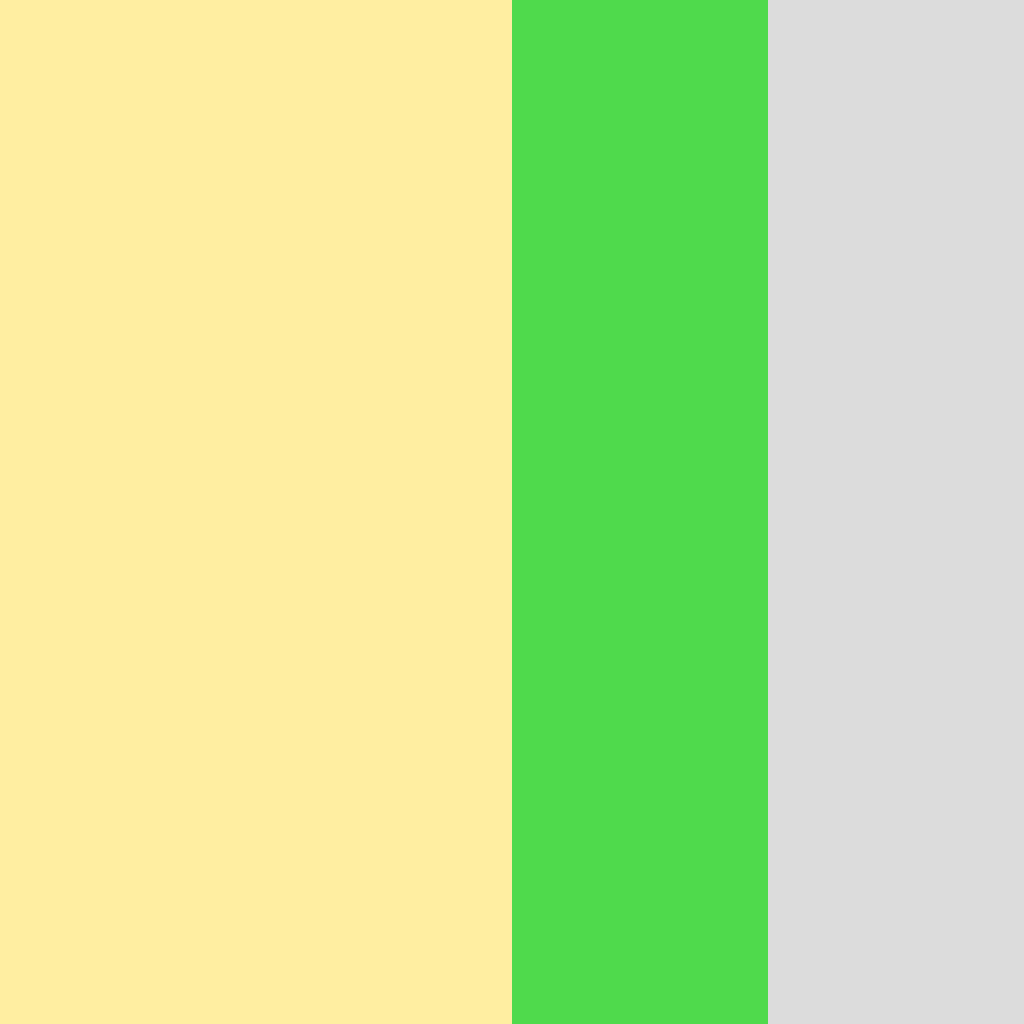
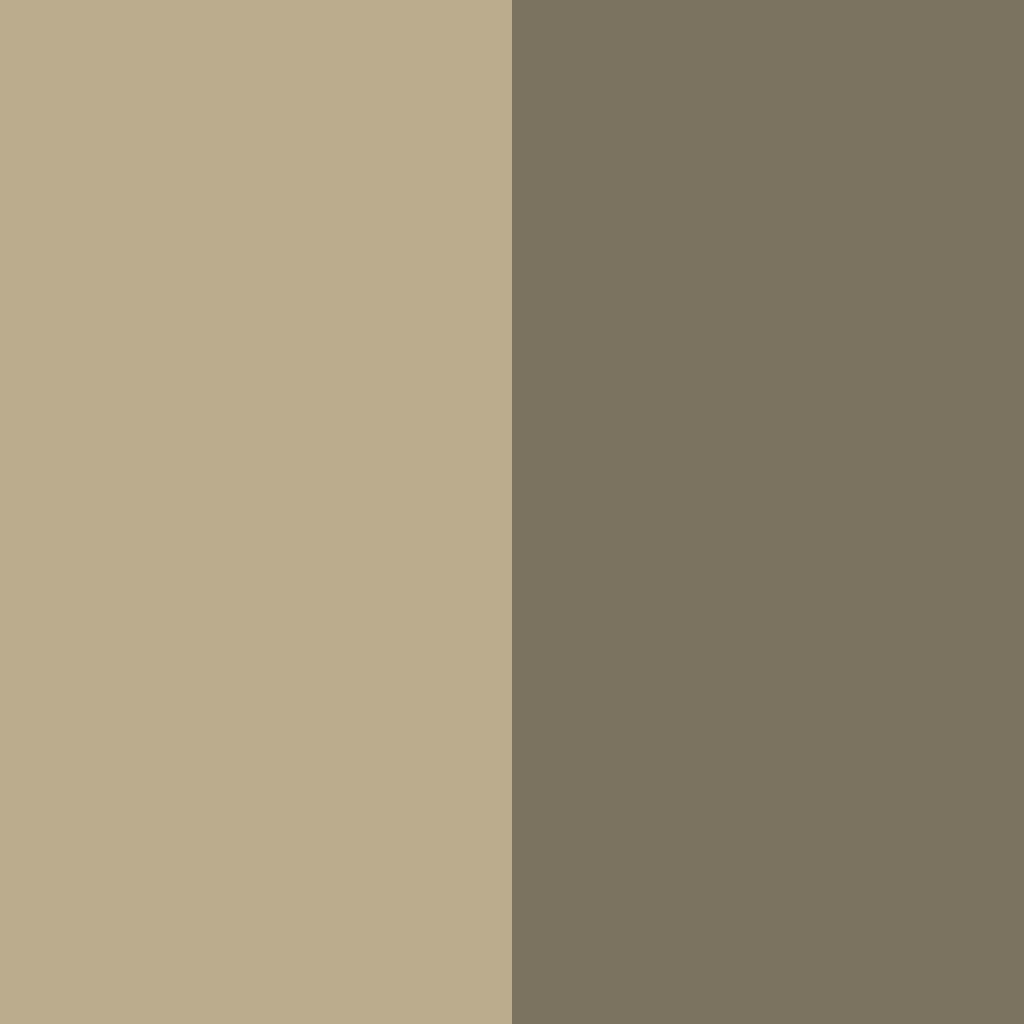
Layers edited between the first and the second 1024px x 1024px image:
painted on "Parede_2 copy" over (x1=768, y1=0, x2=1024, y2=1024)
painted on "Parede_2" over (x1=512, y1=0, x2=768, y2=1024)
removed layer "Parede" over (x1=0, y1=0, x2=512, y2=1024)
added layer "Parede_2 copy 3" above "Parede_2 copy 2" over (x1=256, y1=0, x2=512, y2=1024)
added layer "Parede_2 copy 2" over (x1=0, y1=0, x2=256, y2=1024)
